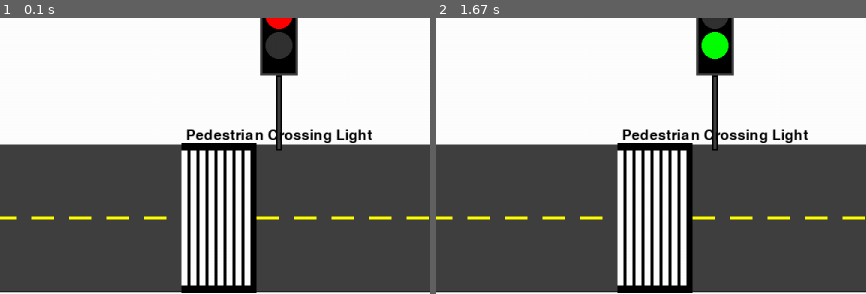
Above: before the commit, frames 1-2 (left to right).
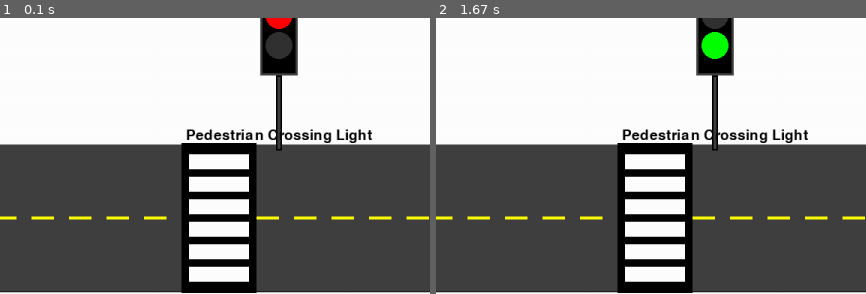
Above: after the commit, the same moments.

Repository: Ekpenga9000/traffic-crossing
Game: pygame game, started from main.py
Two runs of this game, one before a commit and one after it. Both use one fixed random seed, a clock stepped at 60 frames per second and the inputs below.
Inputs:
- Up to frame 1 (0.1 s): no input
- Up to frame 2 (1.67 s): tap Space at 0.33 s
The pictures show only the part of the screen within x 26-76%, y 14-64%; the shares and areas given below are measured in that part.

The runs differ from the first frame. In frame 1, 5.1% of the frame differs, in the area x 42-59%, y 47-98%; in frame 2, 5.1%.

Commit message:
Improved zebra crossing appearance.

Diff:
--- a/main.py
+++ b/main.py
@@ -122,10 +122,10 @@
 
     def draw_zebra_crossing(self):
         """Draw the zebra crossing on the road."""
-        # Zebra crossing stripes (white stripes on dark background)
-        stripe_width = 8
-        stripe_spacing = 12
-        num_stripes = self.zebra_crossing_width // stripe_spacing
+        # Zebra crossing stripes (white stripes on dark background) - fewer, broader stripes
+        stripe_height = 20  # Much broader stripes
+        stripe_spacing = 30  # More space between stripes
+        num_stripes = 6     # Reduced number of stripes to fit road width better
 
         # Draw dark background for crossing
         crossing_rect = pygame.Rect(
@@ -136,14 +136,18 @@
         )
         pygame.draw.rect(self.screen, BLACK, crossing_rect)
 
-        # Draw white stripes
+        # Calculate starting position to center the stripes
+        total_stripe_area = (num_stripes * stripe_height) + ((num_stripes - 1) * (stripe_spacing - stripe_height))
+        start_y = (SCREEN_HEIGHT // 2) - (total_stripe_area // 2)
+
+        # Draw white stripes (now horizontal across the road)
         for i in range(num_stripes):
-            stripe_x = self.zebra_crossing_x - self.zebra_crossing_width // 2 + i * stripe_spacing
+            stripe_y = start_y + i * stripe_spacing
             stripe_rect = pygame.Rect(
-                stripe_x,
-                SCREEN_HEIGHT // 2 - ROAD_WIDTH // 2 + 10,
-                stripe_width,
-                ROAD_WIDTH - 20
+                self.zebra_crossing_x - self.zebra_crossing_width // 2 + 10,
+                stripe_y,
+                self.zebra_crossing_width - 20,
+                stripe_height
             )
             pygame.draw.rect(self.screen, WHITE, stripe_rect)
 
